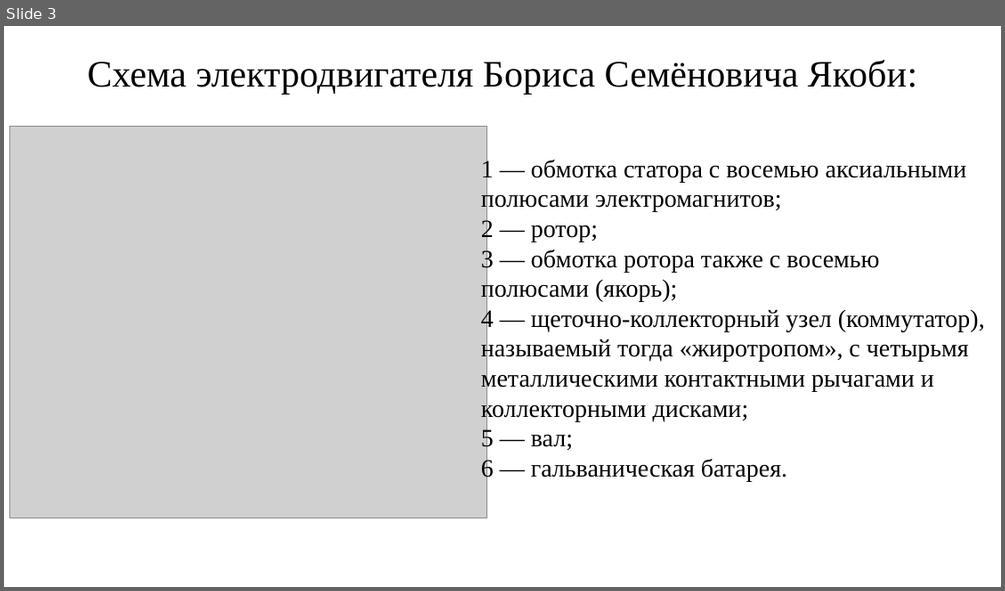
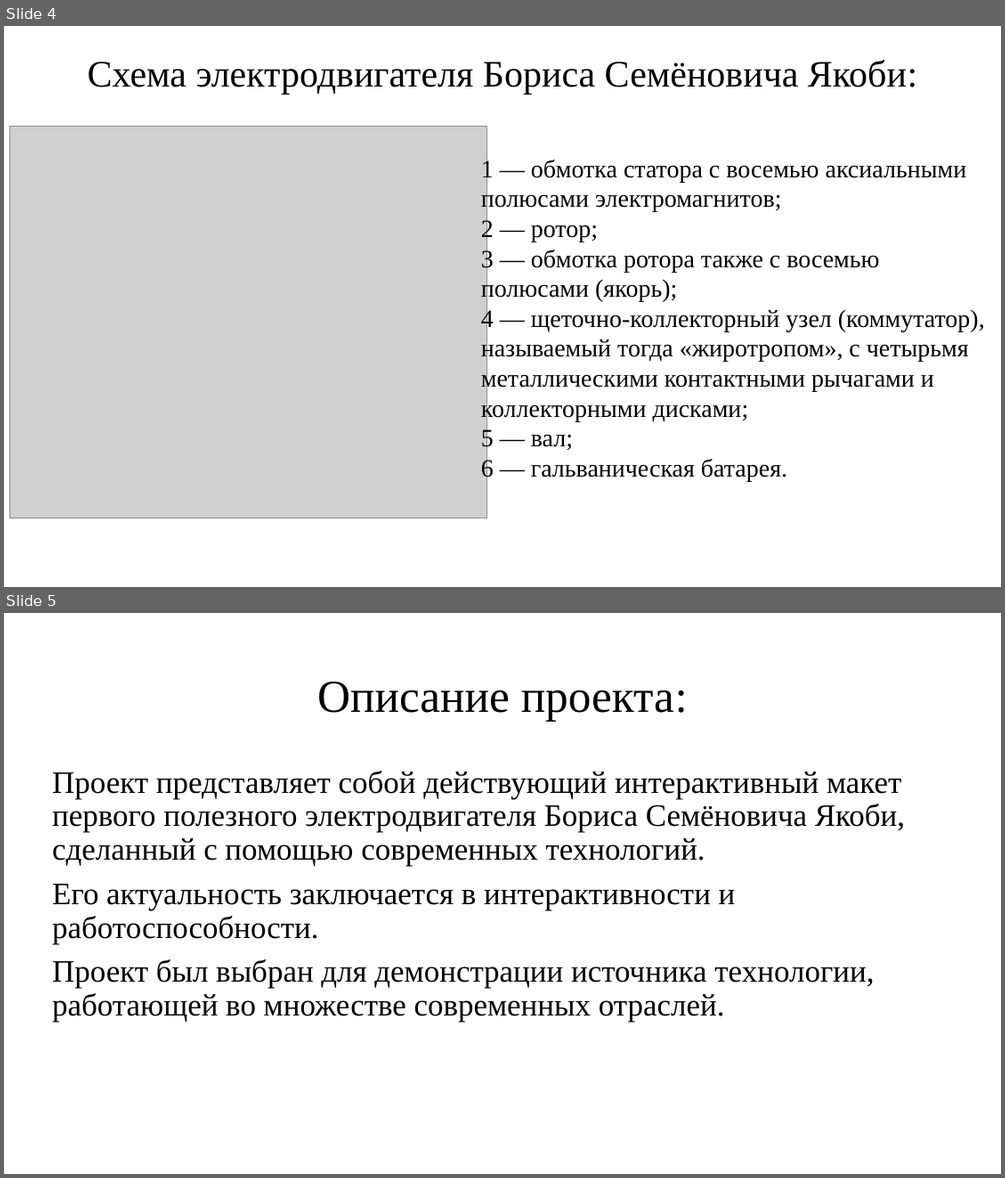
Before and after one commit to KuzovlevAnton/photos, a slide deck: Кузовлев.pptx. Shown one above the other, each under a label of ours: slide 3 before the commit, slides 4 and 5 after it. The pictures are 1005x591 and 1005x1178 pixels, drawn with LibreOffice and Linux fonts; fonts in the diff are those of the drawing; grey boxes stand for pictures. Boxes give left, top, right and bottom in pixels: in the first picture for what was removed or moved away, otherwise in the second. Text is boxed around its words. In the diff, an @@ line names an element or a change of style, - is before the commit and + after.

Commit message:
Add files via upload
2

```diff
--- a/Кузовлев.pptx
+++ b/Кузовлев.pptx
@@ slide 5 added at box(4, 613, 1001, 1174), background #FFFFFF @@
@@ title added at box(317, 682, 688, 721), 44 pt, text #000000 @@
+Описание проекта:
@@ text added at box(52, 771, 905, 1022), 30 pt, text #000000 @@
+Проект представляет собой действующий интерактивный макет первого полезного электродвигателя Бориса Семёновича Якоби, сделанный с помощью современных технологий.
+Его актуальность заключается в интерактивности и работоспособности.
+Проект был выбран для демонстрации источника технологии, работающей во множестве современных отраслей.
@@ what was slide 3 is now slide 4 @@
```
Also in this commit, not shown: 3 other slides added, 1 slide removed.
